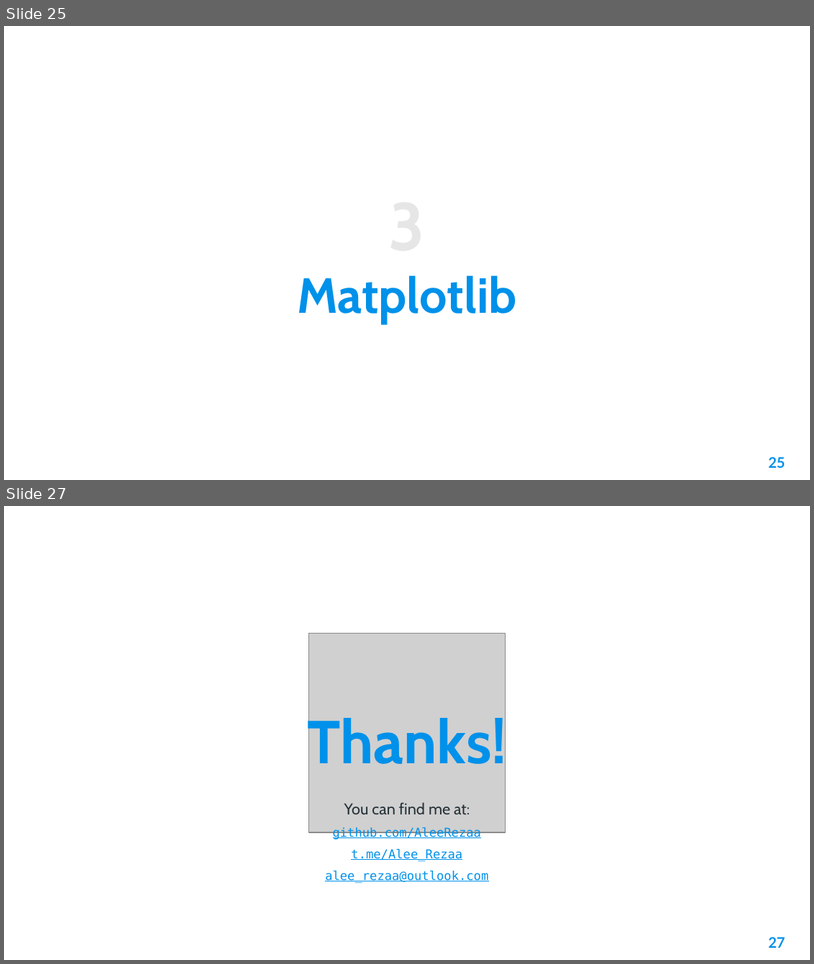
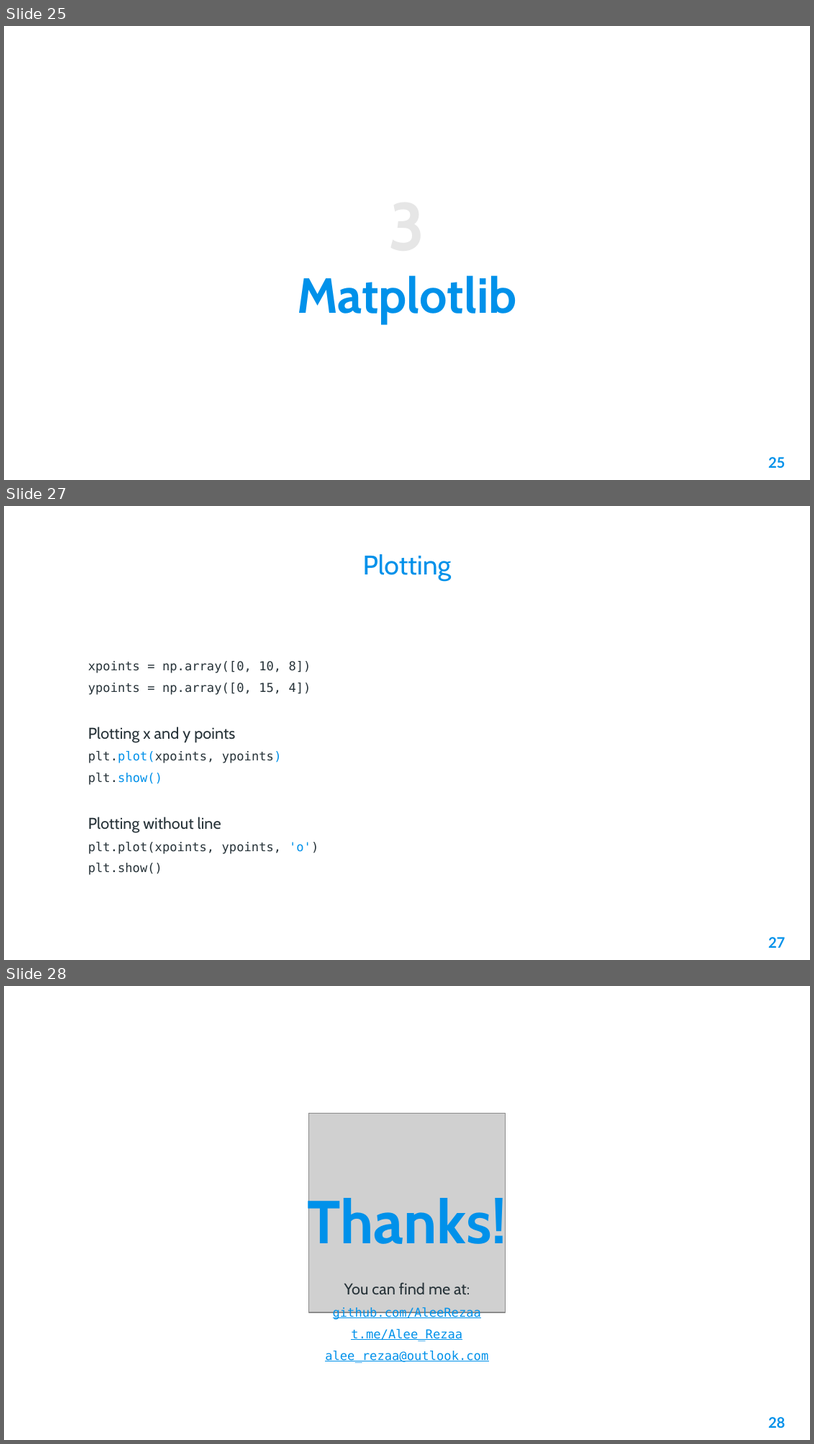
Before and after one commit to AleeRezaa/learn-python, a slide deck: Powerpoint/2 Data Science.pptx. Shown one above the other, each under a label of ours: slides 25 and 27 before the commit, slides 25, 27 and 28 after it; the slides between them are not shown. The pictures are 814x964 and 814x1444 pixels, drawn with LibreOffice and Linux fonts; fonts in the diff are those of the drawing; grey boxes stand for pictures; background and template pictures are left out. Boxes give left, top, right and bottom in pixels: in the first picture for what was removed or moved away, otherwise in the second. Text is boxed around its words. In the diff, an @@ line names an element or a change of style, - is before the commit and + after.

Commit message:
add mpl plotting

```diff
--- a/Powerpoint/2 Data Science.pptx
+++ b/Powerpoint/2 Data Science.pptx
@@ slide 27 added at (4, 506, 810, 960), background picture (left out) @@
@@ title added at (363, 554, 452, 581), 24 pt, text #0091EA @@
+Plotting
@@ text added at (88, 661, 319, 875), 11 pt, text #263238 @@
+xpoints = np.array([0, 10, 8])
+ypoints = np.array([0, 15, 4])
+Plotting x and y points
+plt.plot(xpoints, ypoints)
+plt.show()
+Plotting without line
+plt.plot(xpoints, ypoints, 'o')
+plt.show()
@@ page number added at (769, 937, 785, 947), 13 pt, text #0091EA, bold @@
+27
@@ what was slide 27 is now slide 28 @@
@@ page number at (769, 1417, 785, 1427): text changed @@
-27
+28
```
Also in this commit, not shown: 1 slide changed, 1 other slide added, 1 slide removed, 1 other file.
